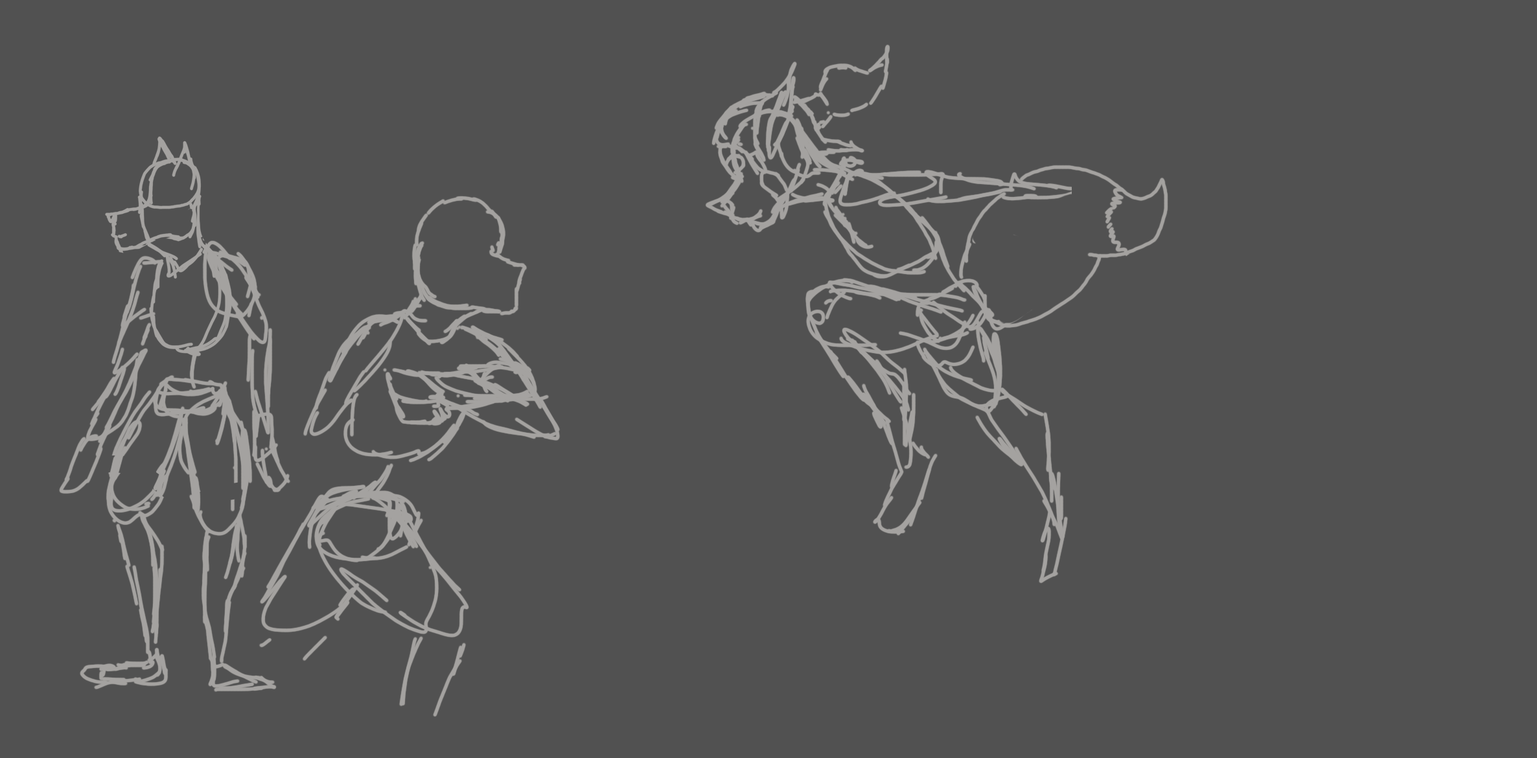
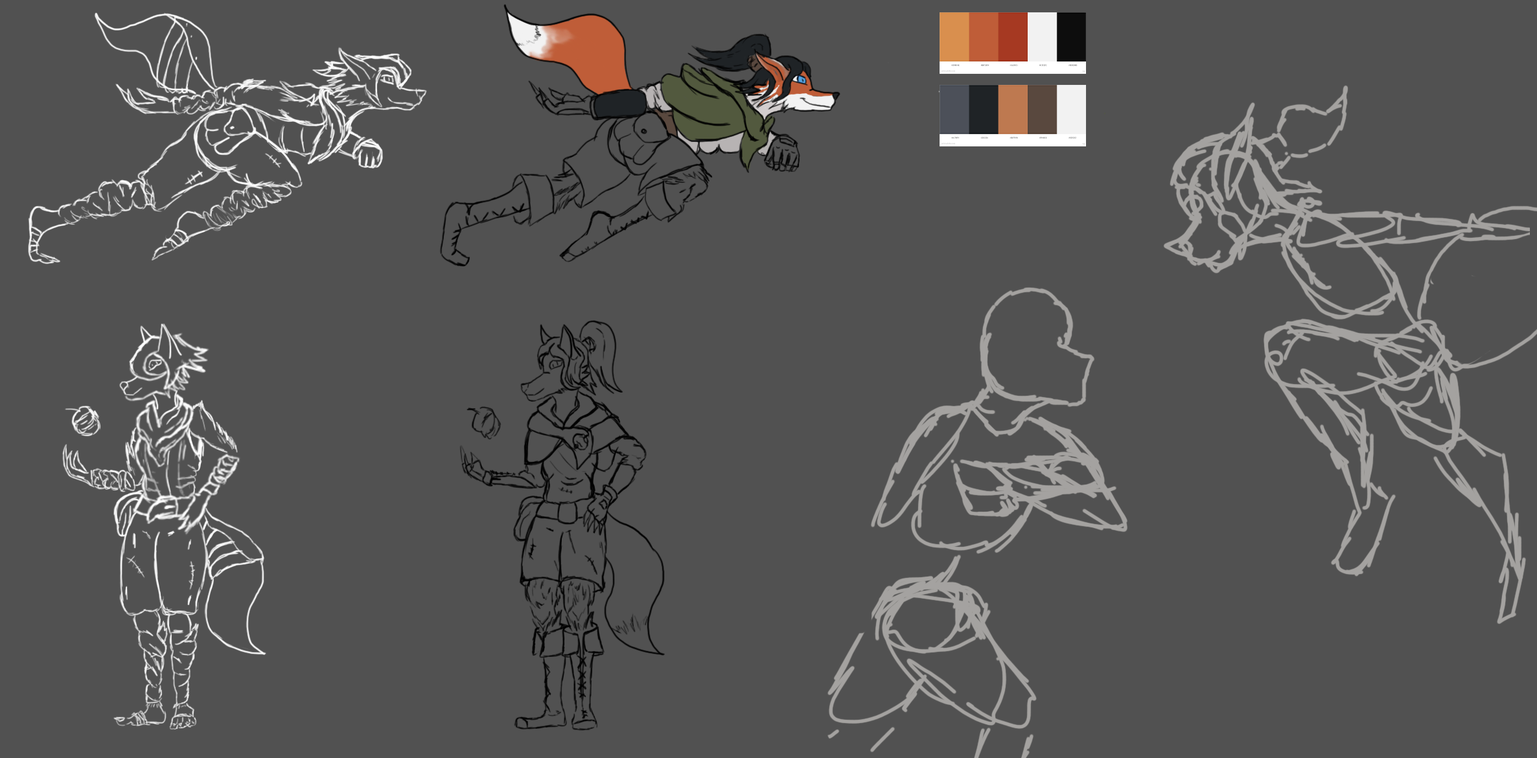
The second 1537×758 image is a revision of the first. Changes to its layers:
added group "couleur" with 2 layers above "V2" over [939, 12, 1086, 147]
added layer "AdobeColor-VinetaV2" in group "couleur" over [939, 84, 1086, 147]
added layer "AdobeColor-vineta" in group "couleur" over [939, 12, 1086, 74]
added group "V2" with 11 layers above "V1" over [439, 3, 1107, 744]
added layer "Calque 4" in group "V2" over [439, 3, 841, 731]
added group "Couleur" with 8 layers in group "V2" over [506, 11, 1106, 170]
added layer "Calque 9" in group "Couleur" over [661, 62, 1106, 170]
added layer "Calque 10" in group "Couleur" over [638, 82, 777, 156]
added layer "Calque 11" in group "Couleur" over [506, 11, 678, 137]
added group "tete" with 4 layers in group "Couleur" over [695, 34, 941, 120]
added layer "Calque 7" in group "tete" over [695, 34, 840, 102]
added layer "Calque 8" in group "tete" over [747, 53, 807, 84]
added layer "Calque 6" in group "tete" over [743, 93, 784, 120]
added layer "Calque 5" in group "tete" over [751, 50, 941, 111]
added group "V1" with 2 layers above "Calque 2" over [27, 12, 427, 731]
moved "Calque 3" into group "V1", painted on it over [27, 12, 427, 731]
painted on "Calque 2" over [58, 44, 1537, 758]
